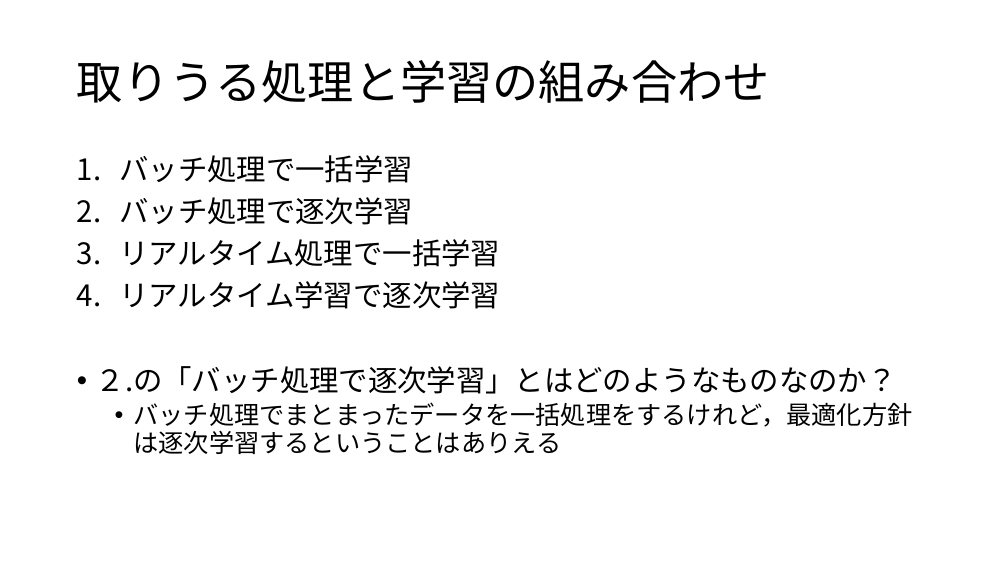
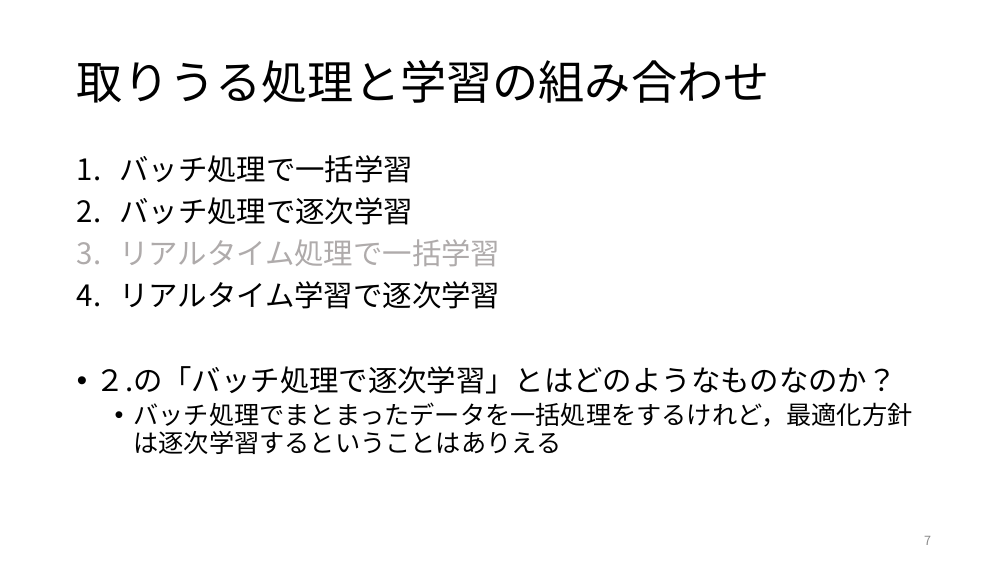
Before and after one commit to ryosuke-ku/Rinko, a slide deck: slide 7 of 仕事ではじめる機械学習第4章.pptx. Drawn at 1008x567 pixels with LibreOffice and Linux fonts; fonts in the diff are those of the drawing. Boxes give left, top, right and bottom in pixels: in the first picture for what was removed or moved away, otherwise in the second. Text is boxed around its words. In the diff, an @@ line names an element or a change of style, - is before the commit and + after.

Commit message:
add 仕事で始める機械学習第4章を編集しました

```diff
--- a/仕事ではじめる機械学習第4章.pptx
+++ b/仕事ではじめる機械学習第4章.pptx
@@ text at box(119, 239, 500, 266): text colour #000000 to #AFABAB in "リアルタイム処理で一括学習" @@
@@ page number added at box(924, 536, 931, 545), 12 pt, text #8C8C8C @@
+7
```
Also in this commit, not shown: 22 other slides changed, 5 slides added, 1 other file.
